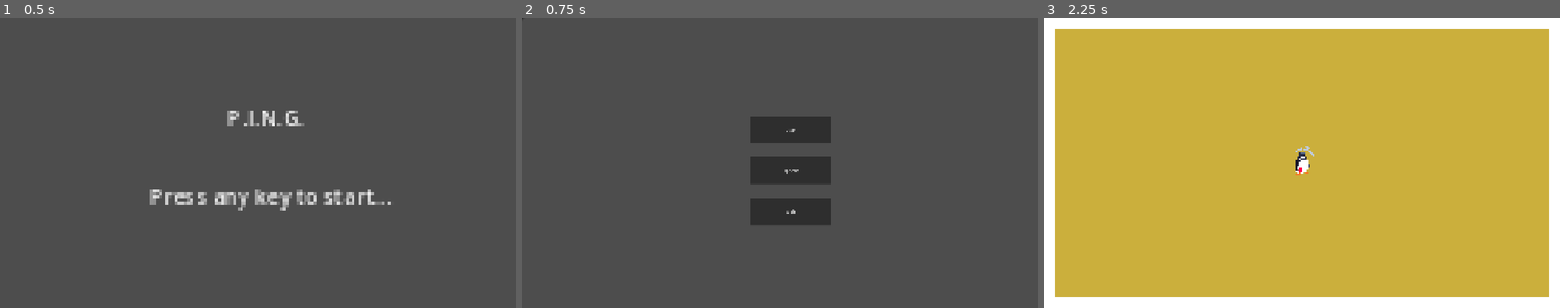
Above: before the commit, frames 1-3 (left to right).
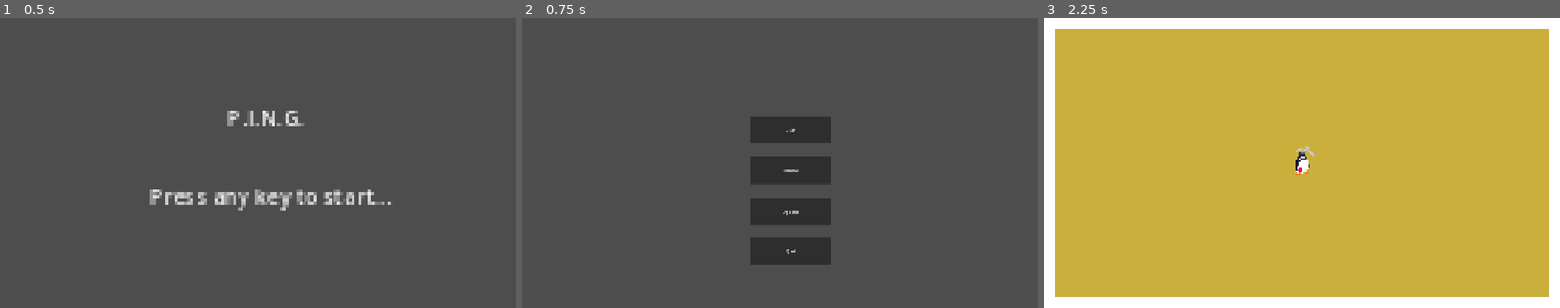
Above: after the commit, the same moments.

Repository: NicholasNg380/PING
Game: Godot game, scene res://scenes/mainScenes/start_screen.tscn
Same seed, same stepped clock (60 frames per second), same inputs: the game is played once before the commit and once after it. The engine's default icon, where the game draws it, is replaced by a stand-in: a white triangle on a blue panel in a dark square.
Inputs (mouse positions are in pixels of both pictures, inside the frame that each line leads up to; where the layout moved, square brackets give the same spot in the first picture):
- Up to frame 1 (0.5 s): no input
- Up to frame 2 (0.75 s): tap Enter at 0.5 s; move the mouse to (893, 148) at 0.52 s; hold D (right) from 0.53 s (still down); tap Space (hit) at 0.6 s
- Up to frame 3 (2.25 s): release D (right) at 1.25 s; click (1312, 171) [1044, 18] at 1.25 s; click "Start" at 2 s

Frame 1 is identical in both runs. In frame 2, 1.5% of the frame differs, in the area x 0-60%, y 0-86%; in frame 3, nothing differs.

Commit message:
Changed Main Menu to include tutorial

Diff:
--- a/scenes/mainScenes/main_menu.tscn
+++ b/scenes/mainScenes/main_menu.tscn
@@ -21,23 +21,26 @@
 
 [node name="Tutorial" type="Button" parent="ButtonManager" unique_id=1718411002]
 layout_mode = 0
-offset_right = 8.0
-offset_bottom = 8.0
+offset_left = 850.0
+offset_top = 518.0
+offset_right = 1150.0
+offset_bottom = 618.0
+text = "Tutorial"
 
 [node name="Options" type="Button" parent="ButtonManager" unique_id=1258275797]
 layout_mode = 0
 offset_left = 850.0
-offset_top = 518.0
+offset_top = 672.0
 offset_right = 1150.0
-offset_bottom = 618.0
+offset_bottom = 772.0
 text = "Options"
 
 [node name="Quit" type="Button" parent="ButtonManager" unique_id=1999158445]
 layout_mode = 0
 offset_left = 850.0
-offset_top = 672.0
+offset_top = 818.0
 offset_right = 1150.0
-offset_bottom = 772.0
+offset_bottom = 918.0
 text = "Quit"
 
 [connection signal="pressed" from="ButtonManager/Start" to="." method="_on_start_pressed"]
